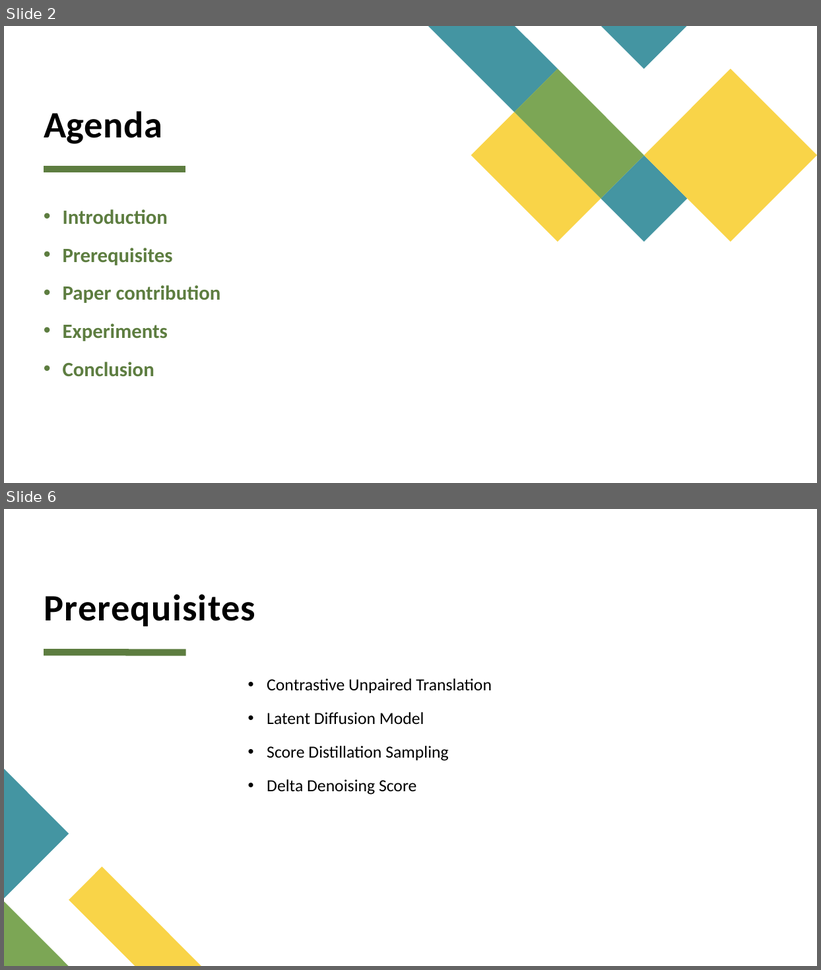
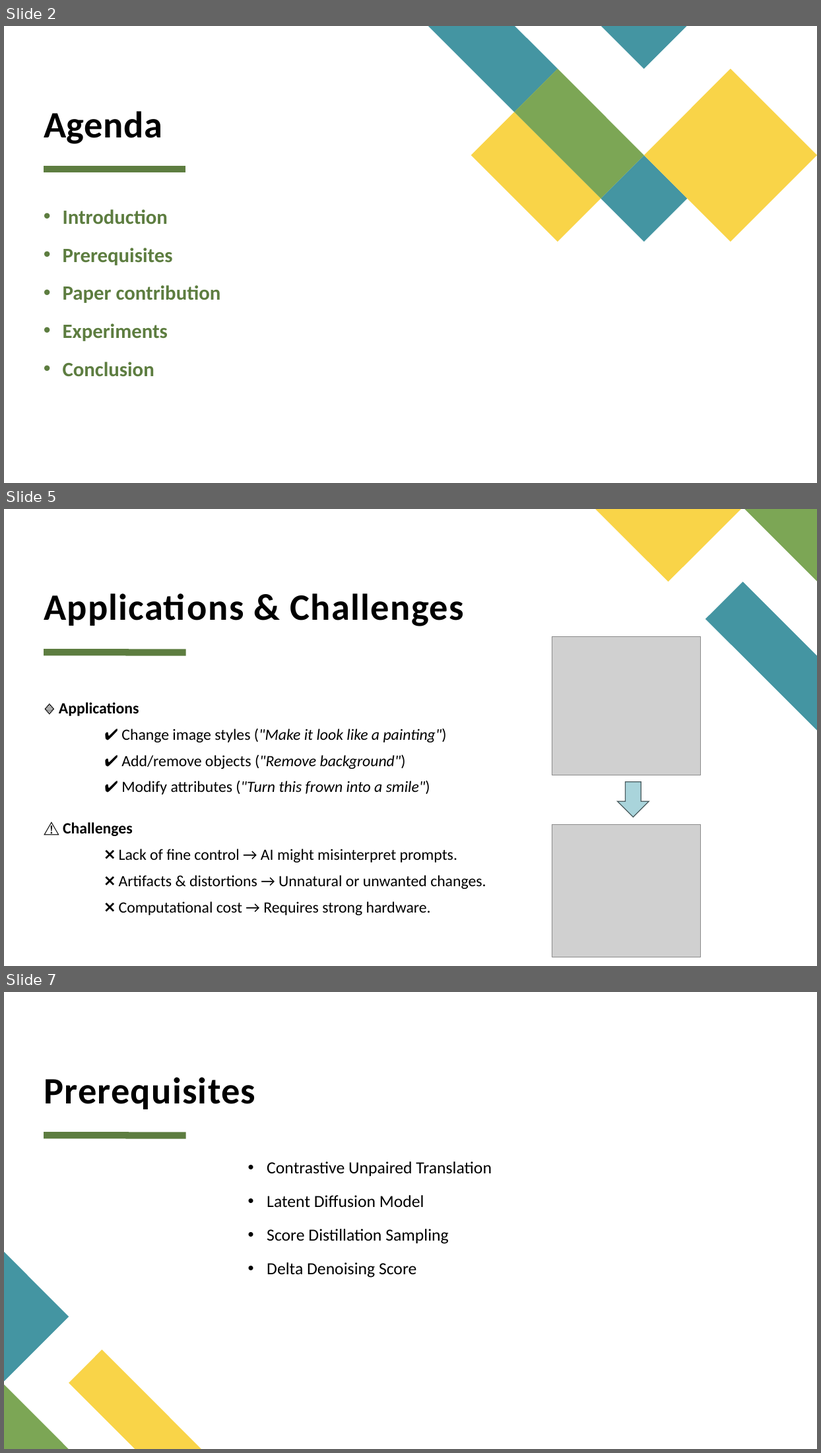
Before and after one commit to Anh26535D/cpp, a slide deck: report_computer_vision.pptx. Shown one above the other, each under a label of ours: slides 2 and 6 before the commit, slides 2, 5 and 7 after it; the slides between them are not shown. The pictures are 821x970 and 821x1453 pixels, drawn with LibreOffice and Linux fonts; fonts in the diff are those of the drawing; grey boxes stand for pictures. Boxes give left, top, right and bottom in pixels: in the first picture for what was removed or moved away, otherwise in the second. Text is boxed around its words. In the diff, an @@ line names an element or a change of style, - is before the commit and + after.

```diff
--- a/report_computer_vision.pptx
+++ b/report_computer_vision.pptx
@@ slide 5 added at [4,509,817,966], background #FFFFFF; not listed: 1 template element that a slide beside it also shows @@
@@ freeform shape added at [596,509,741,582], fill #F9D448 @@
@@ freeform shape added at [745,509,817,582], fill #7CA655 @@
@@ freeform shape added at [706,582,817,730], fill #4495A2 @@
@@ title added at [44,593,464,626], 44 pt, text #000000, bold @@
+Applications & Challenges
@@ picture added at [552,637,700,776] @@
@@ text added at [59,702,486,916], 18.5 pt, text #000000 @@
+🔹 Applications
+✔ Change image styles ("Make it look like a painting")
+✔ Add/remove objects ("Remove background")
+✔ Modify attributes ("Turn this frown into a smile")
+⚠ Challenges
+❌ Lack of fine control → AI might misinterpret prompts.
+❌ Artifacts & distortions → Unnatural or unwanted changes.
+❌ Computational cost → Requires strong hardware.
@@ down arrow added at [618,782,649,818], fill #A9D4DB, outline #4A5D60 1 pt @@
@@ picture added at [552,824,700,957] @@
@@ what was slide 6 is now slide 7 @@
```
Also in this commit, not shown: 1 slide changed, 3 other slides added, 12 slides removed.
